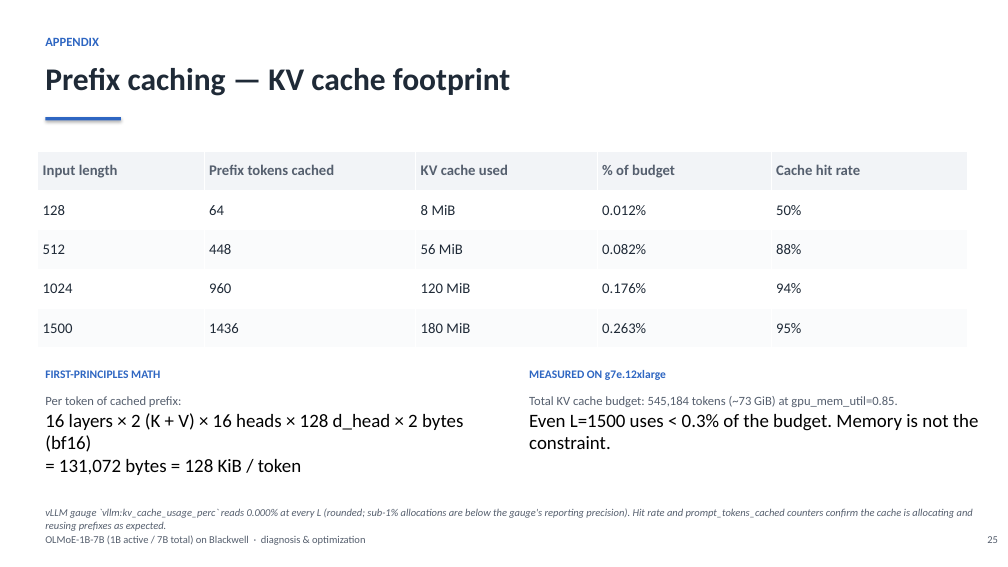
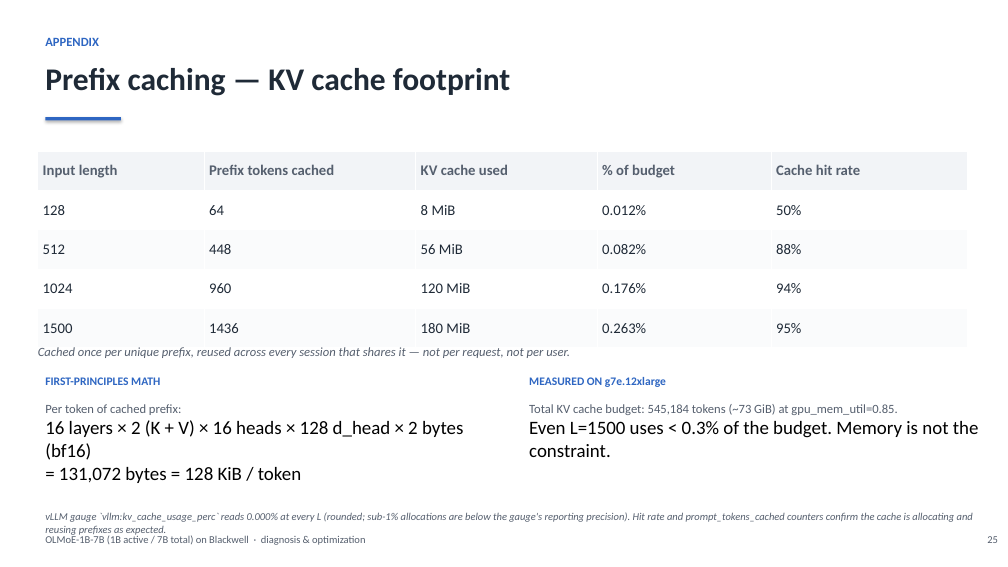
Before and after one commit to harishvs/moe-inference-optimize, a slide deck: slide 25 of talk/deck.pptx. Drawn at 1008x567 pixels with LibreOffice and Linux fonts; fonts in the diff are those of the drawing. Boxes give left, top, right and bottom in pixels: in the first picture for what was removed or moved away, otherwise in the second. Text is boxed around its words. In the diff, an @@ line names an element or a change of style, - is before the commit and + after.

```diff
--- a/talk/deck.pptx
+++ b/talk/deck.pptx
@@ text added at bbox=[38, 347, 570, 358], 12 pt, text #555F6E, italic @@
+Cached once per unique prefix, reused across every session that shares it — not per request, not per user.
@@ 3 texts: place and size @@
-3 texts at bbox=[45, 370, 973, 531]
+3 texts at bbox=[45, 377, 973, 535]
@@ text "Per token of cached prefix:": place and size @@
-text "Per token of cached prefix:" at bbox=[45, 396, 463, 475]
+text "Per token of cached prefix:" at bbox=[45, 404, 463, 483]
@@ text "Total KV cache budget: 545,184 ...": place and size @@
-text "Total KV cache budget: 545,184 ..." at bbox=[529, 396, 979, 449]
+text "Total KV cache budget: 545,184 ..." at bbox=[529, 404, 979, 457]
```
Also in this commit, not shown: 1 other file.
